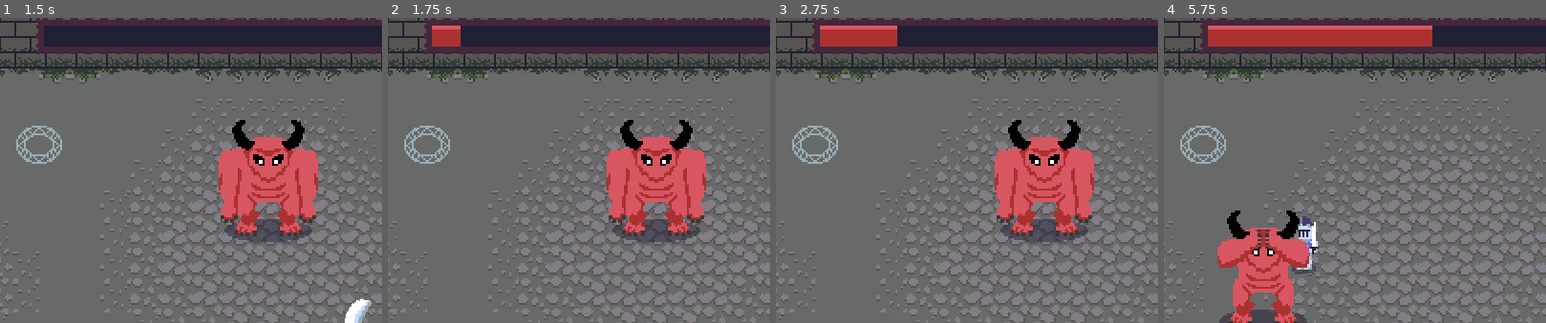
Above: before the commit, frames 1-4 (left to right).
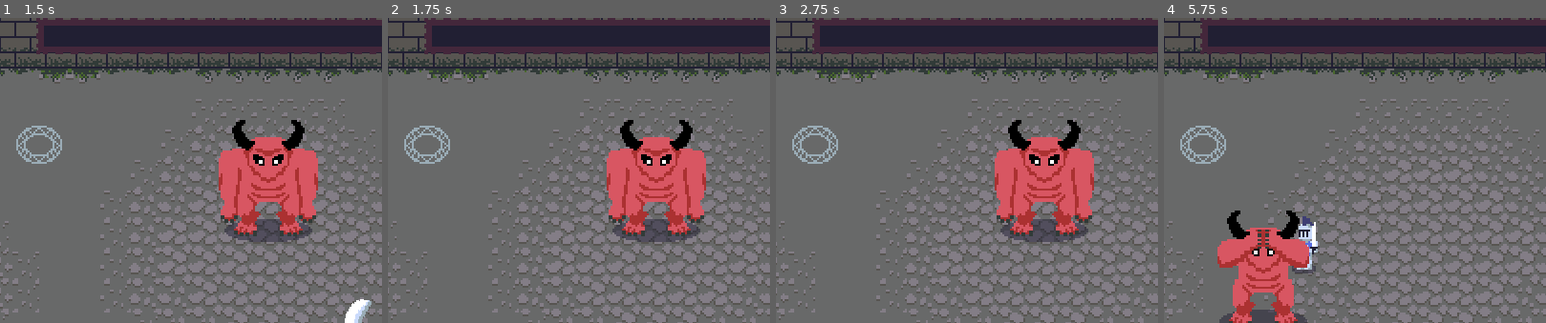
Above: after the commit, the same moments.

Repository: svntax/LD46-KeepItAlive
Game: Godot game, scene res://MainMenu/Main.tscn
Two runs of this game, one before a commit and one after it. Both use one fixed random seed, a clock stepped at 60 frames per second and the inputs below. The engine's default icon, where the game draws it, is replaced by a stand-in: a white triangle on a blue panel in a dark square.
Inputs (mouse positions are % of the whole screen's width and height, from its top left):
- Up to frame 1 (1.5 s): tap Enter (ui_accept) at 0.5, 0.77 s; move the mouse to (72, 45) at 0.52 s; hold Right (MOVE_RIGHT) 0.53-1.28 s; click (72, 45) at 0.6 s; move the mouse to (30, 55) at 1.27 s; hold Down (MOVE_DOWN) from 1.28 s (still down); click (30, 55) at 1.35 s
- Up to frame 2 (1.75 s): keep holding Down (MOVE_DOWN); tap Enter (ui_accept) at 1.52 s
- Up to frame 3 (2.75 s): move the mouse to (60, 28) at 2.02 s; release Down (MOVE_DOWN) at 2.03 s; hold Right (MOVE_RIGHT) from 2.03 s (still down); click (60, 28) at 2.1 s
- Up to frame 4 (5.75 s): move the mouse to (45, 70) at 2.77 s; release Right (MOVE_RIGHT) at 2.78 s; hold Up (MOVE_UP) 2.78-3.53 s; click (45, 70) at 2.85 s; tap Enter (ui_accept) at 3.02, 3.77, 4.52 s; move the mouse to (80, 65) at 3.52 s; hold Left (MOVE_LEFT) 3.53-5.03 s; click (80, 65) at 3.6 s; move the mouse to (20, 35) at 4.27 s; click (20, 35) at 4.35 s; move the mouse to (55, 50) at 5.02 s; hold Down (MOVE_DOWN) from 5.03 s (still down); click (55, 50) at 5.1 s
The pictures show only the part of the screen within x 15-65%, y 12-62%; the shares and areas given below are measured in that part.

Frame 1 is identical in both runs. In frame 2, 0.5% of the frame differs, in the area x 11-19%, y 2-10%; in frame 3, 1.4%; in frame 4, 4.0%, in the area x 11-71%, y 2-10%.

Commit message:
Set Game Duration to 8 Minutes

Diff:
--- a/Globals.gd
+++ b/Globals.gd
@@ -1,5 +1,5 @@
 extends Node
 
 # 8 minutes
-const GAME_DURATION_SECONDS = 10 #8 * 60
+const GAME_DURATION_SECONDS = 8 * 60
 const GAME_DURATION_MILLIS = 8 * 60 * 1000 # 8 minutes
